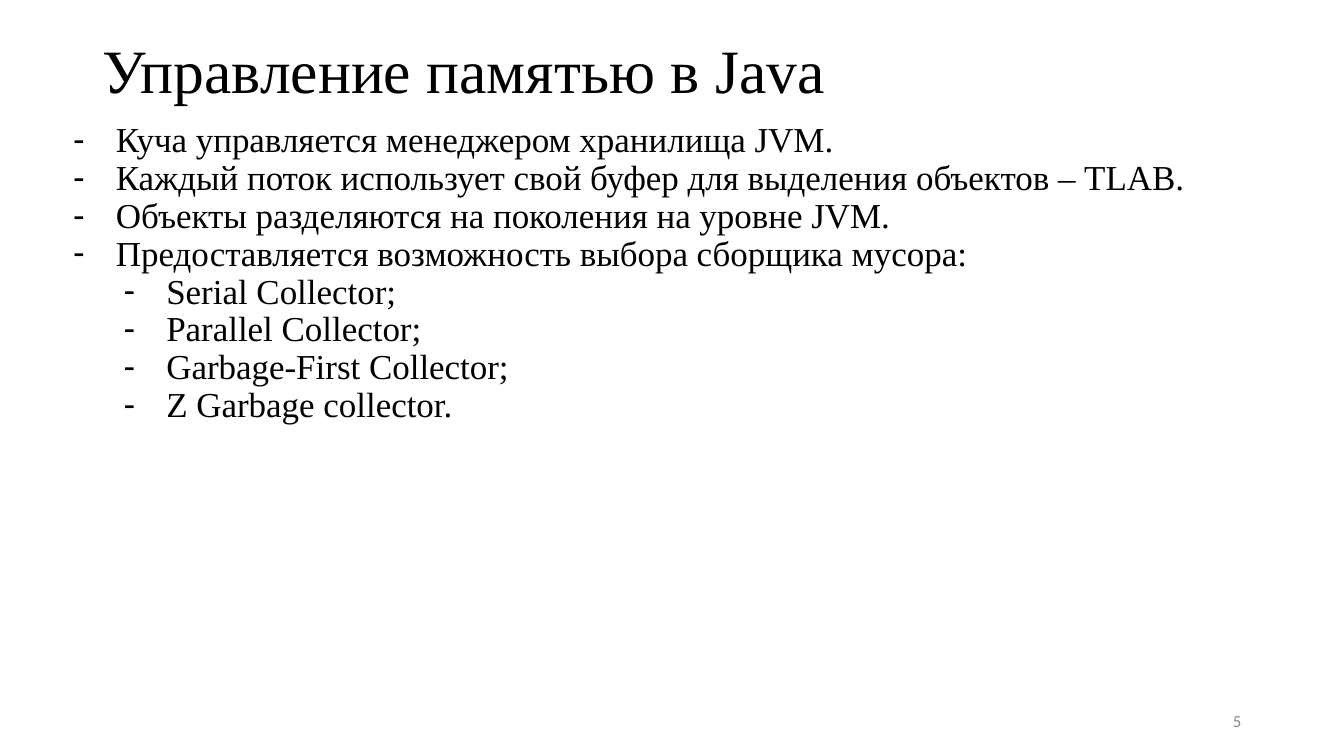
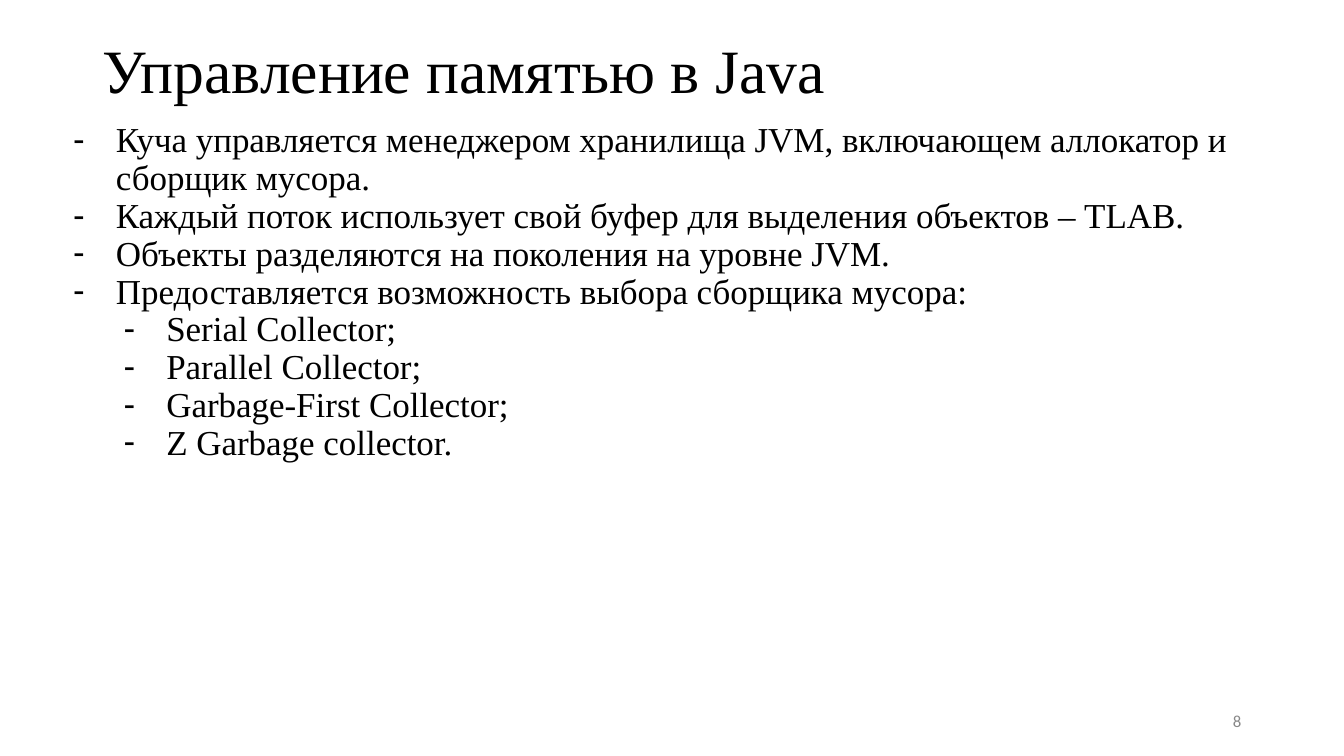
Before and after one commit to Inspirate789/memory-management-algorithms, a slide deck: slide 8 of presentation/presentation.pptx (slide 5 before the commit). Drawn at 1344x756 pixels with LibreOffice and Linux fonts; fonts in the diff are those of the drawing. Boxes give left, top, right and bottom in pixels: in the first picture for what was removed or moved away, otherwise in the second. Text is boxed around its words. In the diff, an @@ line names an element or a change of style, - is before the commit and + after.

```diff
--- a/presentation/presentation.pptx
+++ b/presentation/presentation.pptx
@@ text at <box>116,129,1227,198</box>: text changed @@
-– Куча управляется менеджером хранилища JVM.
+– Куча управляется менеджером хранилища JVM, включающем аллокатор и сборщик мусора.
@@ page number at <box>1233,715,1241,727</box>: text changed @@
-5
+8
```
Also in this commit, not shown: 10 other slides changed, 3 slides added, 1 slide removed, 9 other files.
